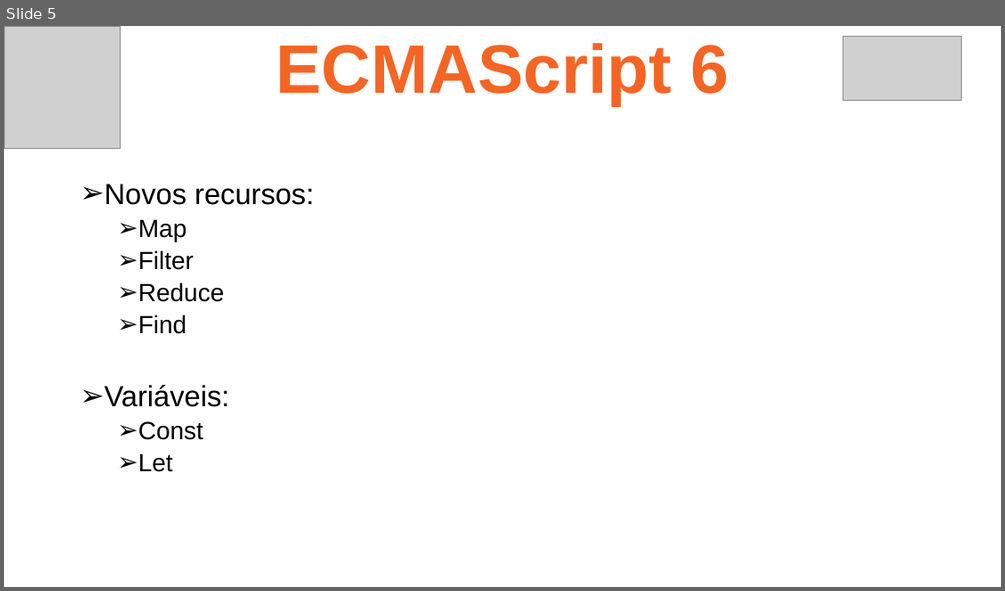
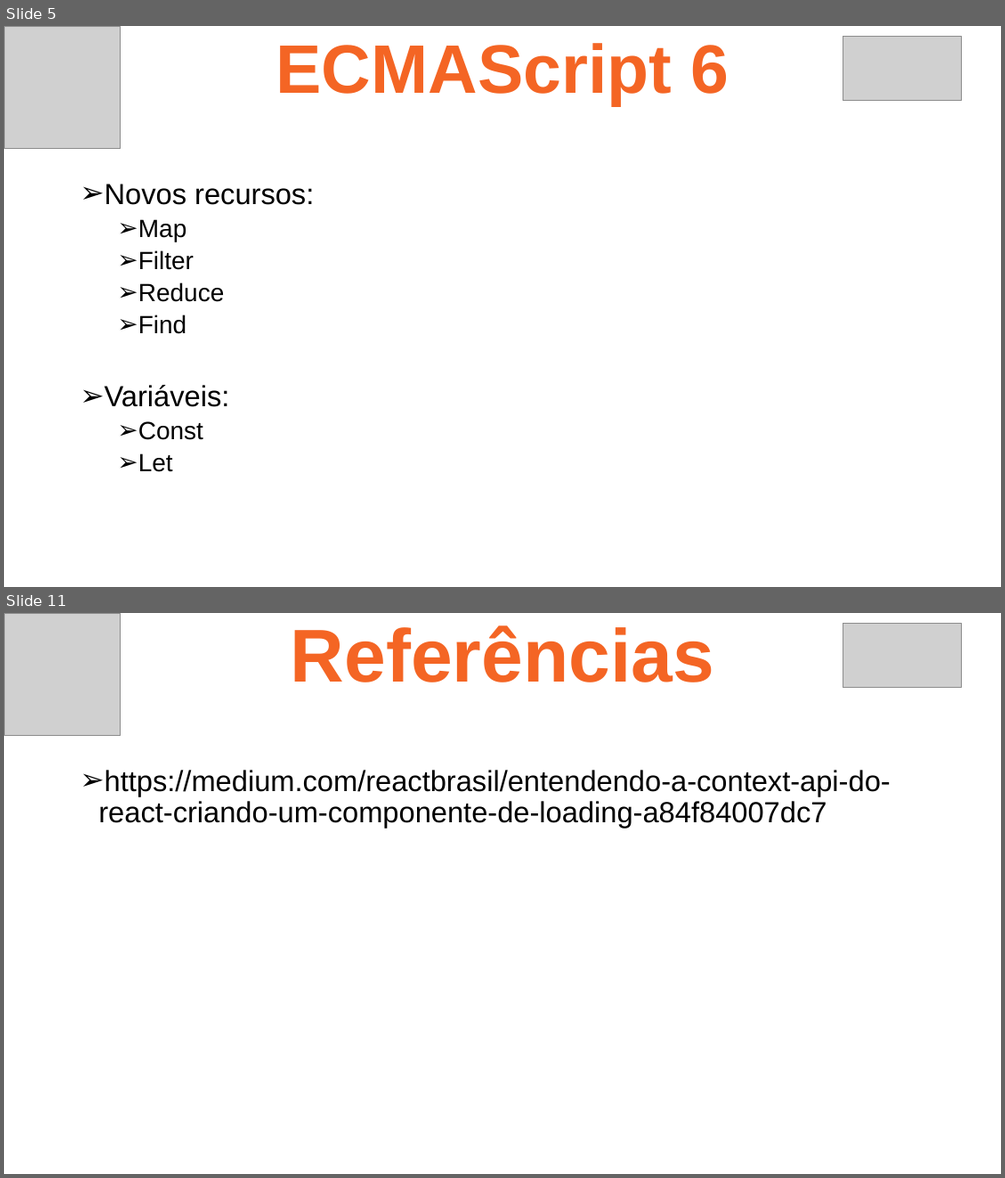
Before and after one commit to ruan4f/Treinamento_Node_React, a slide deck: material/ReactAula2.pptx. Shown one above the other, each under a label of ours: slide 5 before the commit, slides 5 and 11 after it; the slides between them are not shown. The pictures are 1005x591 and 1005x1178 pixels, drawn with LibreOffice and Linux fonts; fonts in the diff are those of the drawing; grey boxes stand for pictures. Boxes give left, top, right and bottom in pixels: in the first picture for what was removed or moved away, otherwise in the second. Text is boxed around its words. In the diff, an @@ line names an element or a change of style, - is before the commit and + after.

```diff
--- a/material/ReactAula2.pptx
+++ b/material/ReactAula2.pptx
@@ slide 11 added at <box>4,613,1001,1174</box>, background #FFFFFF @@
@@ picture added at <box>4,613,120,736</box> @@
@@ text added at <box>291,625,714,682</box>, 72 pt, text #F46524, bold @@
+Referências
@@ picture added at <box>843,623,961,687</box> @@
@@ text added at <box>98,770,890,827</box>, 28 pt, text #000000 @@
+➢ https://medium.com/reactbrasil/entendendo-a-context-api-do-react-criando-um-componente-de-loading-a84f84007dc7
```
Also in this commit, not shown: 5 other slides added, 2 other files.
